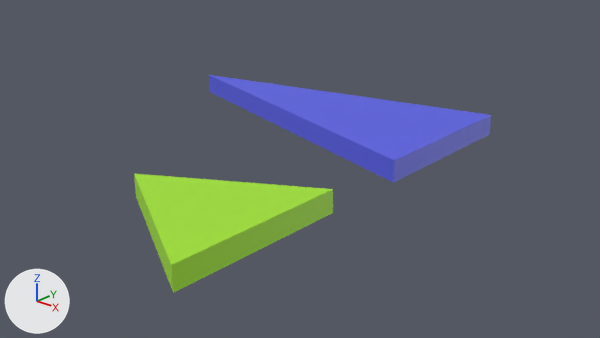
One commit to the Blender file Objects/Shapes/BM_Triangle_Isosceles.blend: the scene before it, then after it.
The view is the same before and after, from the file's camera 'Camera'. The axes (+X, +Y, +Z) are drawn at lower left. The lights are the same throughout.

Names of what the first picture shows: 'IsoscelesTriangle', 'Vert.001'.
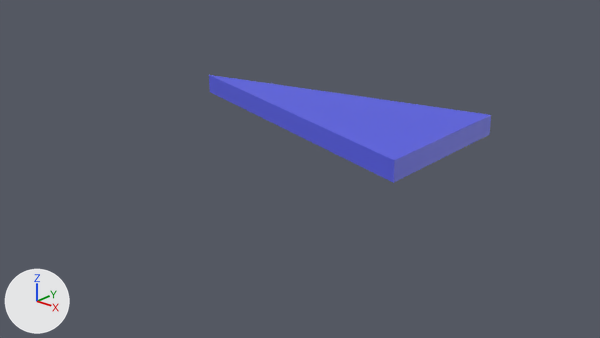
The newer file is also turned or shifted as a whole; pictures and numbers use the older file's frame.

Where the change shows, as pixel boxes (x1, y1, x2, y2) in the pictures (600 x 338 px):
'Vert.001', deleted (green): before (134, 174, 333, 293)

The change, as a diff of the scene's bpy script:
```diff
--- a/Objects/Shapes/BM_Triangle_Isosceles.blend.py
+++ b/Objects/Shapes/BM_Triangle_Isosceles.blend.py
@@ ob_vert_001 @@
-ob_vert_001 = bpy.data.objects.new('Vert.001', me_vert_001)
-ob_vert_001.location = (0.0, 0.0, 0.0)
-ob_vert_001.rotation_euler = (0.0, -1.571, 0.0)  # degrees (0, -90, 0)
```
